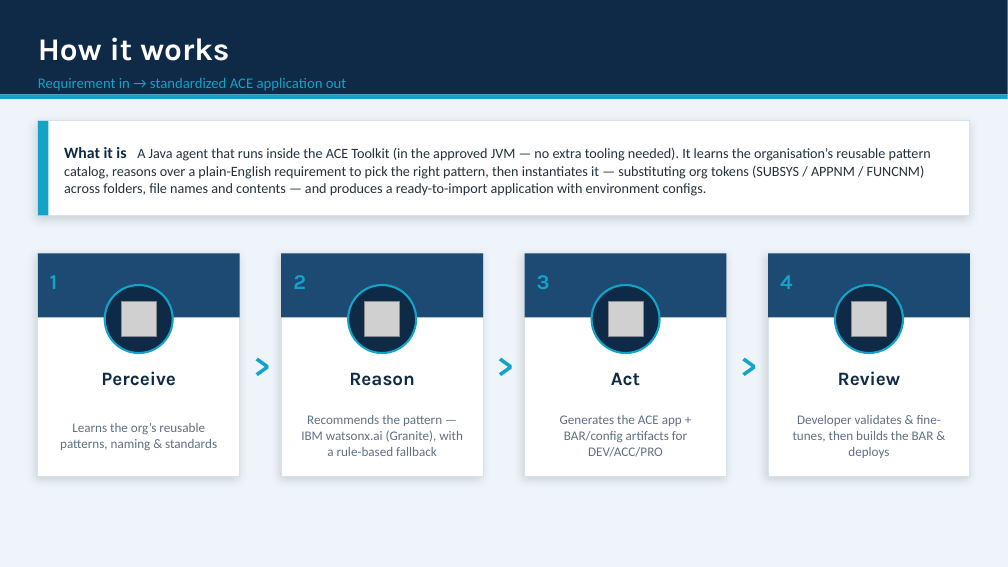
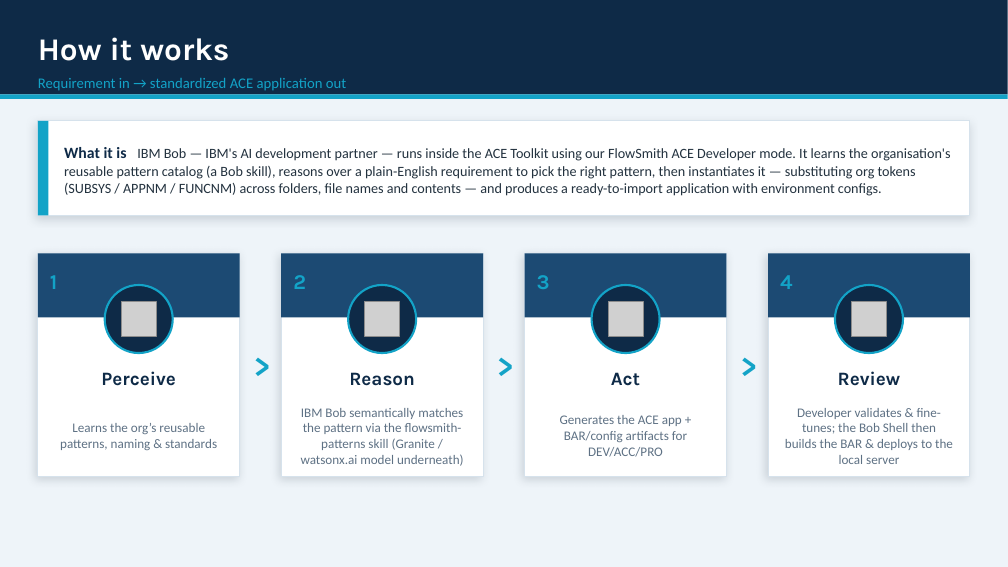
Before and after one commit to Danupriya-Manoharan/SmartACEers-Salini-206218, a slide deck: slide 2 of ACE_FlowSmith_AI.pptx. Drawn at 1008x567 pixels with LibreOffice and Linux fonts; fonts in the diff are those of the drawing; grey boxes stand for pictures. Boxes give left, top, right and bottom in pixels: in the first picture for what was removed or moved away, otherwise in the second. Text is boxed around its words. In the diff, an @@ line names an element or a change of style, - is before the commit and + after.

Commit message:
ppt update

```diff
--- a/ACE_FlowSmith_AI.pptx
+++ b/ACE_FlowSmith_AI.pptx
@@ text at (64, 147, 950, 196): text changed @@
-What it is A Java agent that runs inside the ACE Toolkit (in the approved JVM — no extra tooling needed). It learns the organisation’s reusable pattern catalog, reasons over a plain-English requirement to pick the right pattern, then instantiates it — substituting org tokens (SUBSYS / APPNM / FUNCNM) across folders, file names and contents — and produces a ready-to-import application with environment configs.
+What it is IBM Bob — IBM's AI development partner — runs inside the ACE Toolkit using our FlowSmith ACE Developer mode. It learns the organisation's reusable pattern catalog (a Bob skill), reasons over a plain-English requirement to pick the right pattern, then instantiates it — substituting org tokens (SUBSYS / APPNM / FUNCNM) across folders, file names and contents — and produces a ready-to-import application with environment configs.
@@ text at (301, 408, 464, 466): text changed @@
-Recommends the pattern — IBM watsonx.ai (Granite), with a rule-based fallback
+IBM Bob semantically matches the pattern via the flowsmith-patterns skill (Granite / watsonx.ai model underneath)
@@ text at (785, 408, 953, 464): text changed @@
-Developer validates & fine-tunes, then builds the BAR & deploys
+Developer validates & fine-tunes; the Bob Shell then builds the BAR & deploys to the local server
```
Also in this commit, not shown: 2 other slides changed, 1 other file.
